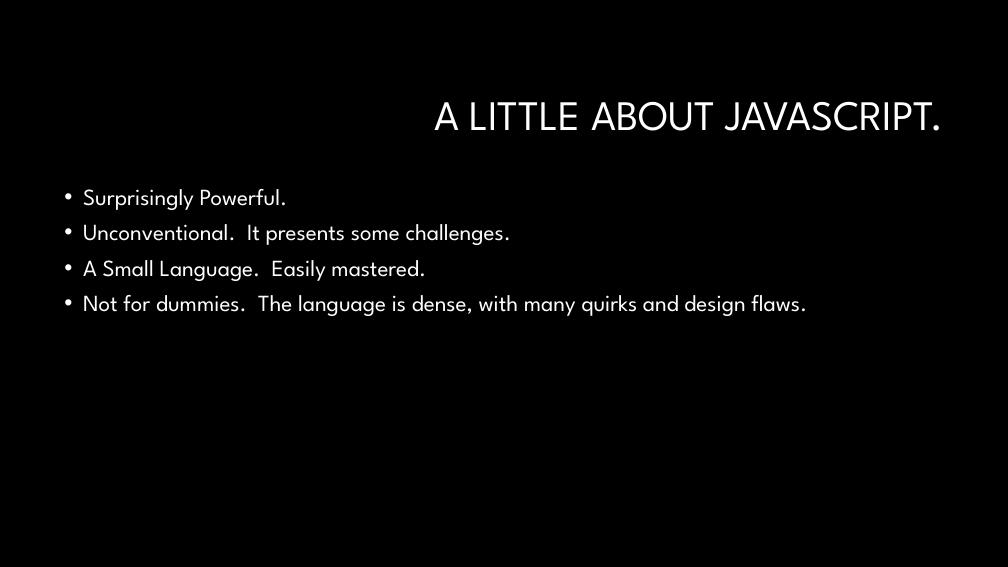
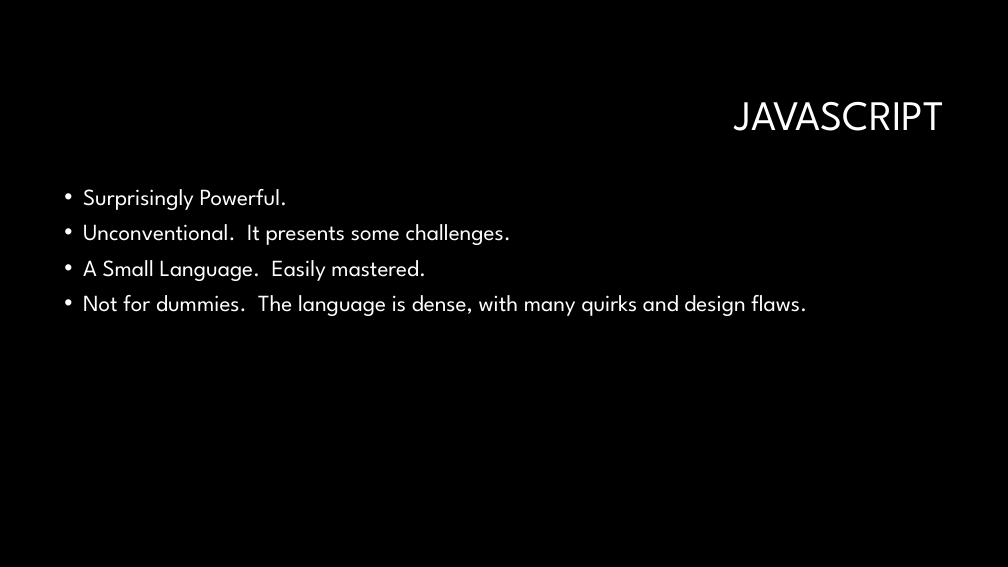
Before and after one commit to ericburcham/JsInvocationPatterns, a slide deck: slide 4 of Presentation/InvocationPatterns.pptx. Drawn at 1008x567 pixels with LibreOffice and Linux fonts; fonts in the diff are those of the drawing; background and template pictures are left out. Boxes give left, top, right and bottom in pixels: in the first picture for what was removed or moved away, otherwise in the second. Text is boxed around its words. In the diff, an @@ line names an element or a change of style, - is before the commit and + after.

```diff
--- a/Presentation/InvocationPatterns.pptx
+++ b/Presentation/InvocationPatterns.pptx
@@ title at (735, 101, 944, 131): text changed @@
-A LITTLE ABOUT JAVASCRIPT.
+JAVASCRIPT
```
Also in this commit, not shown: 5 other slides changed, 1 slide removed.
